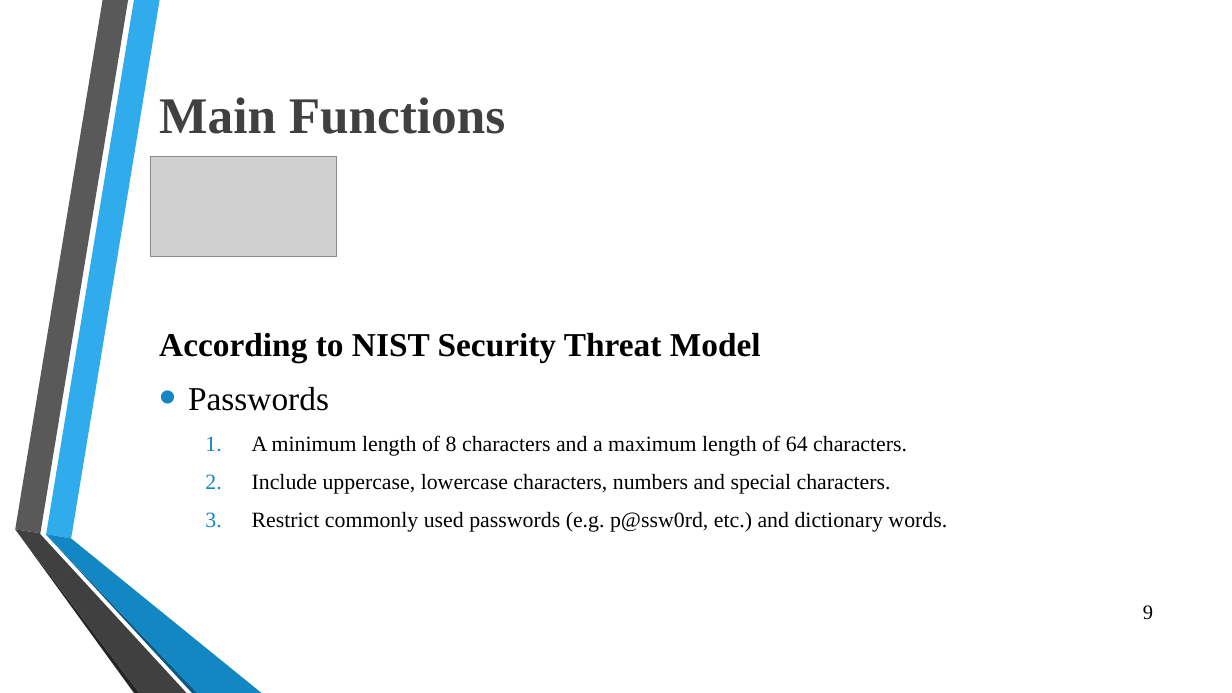
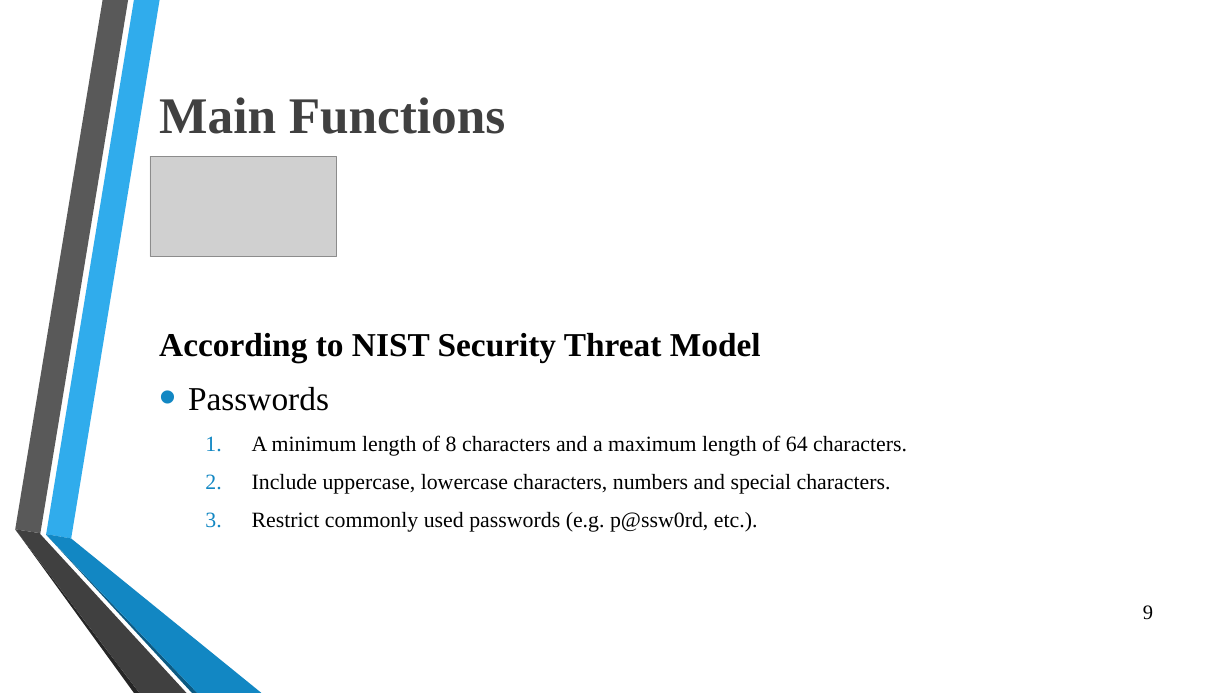
Before and after one commit to OmarSedkyUI/CyberLearningAdventureJunior, a slide deck: slide 10 of Graduation_Project_Presentation_FinalSeminar.pptx. Drawn at 1232x693 pixels with LibreOffice and Linux fonts; fonts in the diff are those of the drawing; grey boxes stand for pictures; background and template pictures are left out. Boxes give left, top, right and bottom in pixels: in the first picture for what was removed or moved away, otherwise in the second. Text is boxed around its words. In the diff, an @@ line names an element or a change of style, - is before the commit and + after.

```diff
--- a/Graduation_Project_Presentation_FinalSeminar.pptx
+++ b/Graduation_Project_Presentation_FinalSeminar.pptx
@@ text at <box>252,512,758,532</box>: text changed @@
-  3. Restrict commonly used passwords (e.g. p@ssw0rd, etc.) and dictionary words.
+  3. Restrict commonly used passwords (e.g. p@ssw0rd, etc.).
```
Also in this commit, not shown: 4 other slides changed, 1 slide removed.
